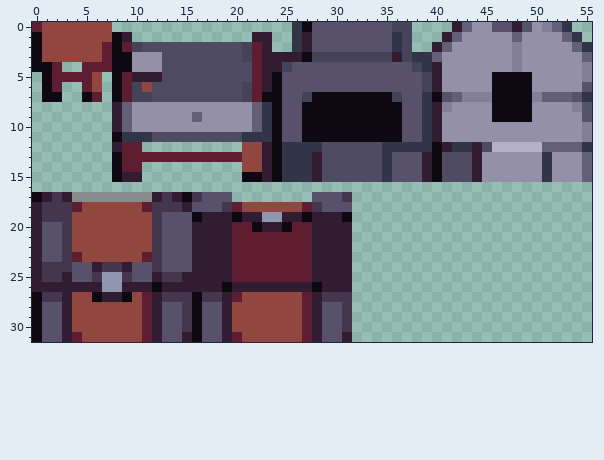
Pixel-art sprite, stored at utility_objects.png. The picture above is the old version.
The file is 56x32 pixels. Colours within 5 levels of each other are drawn and written as one.
New version:
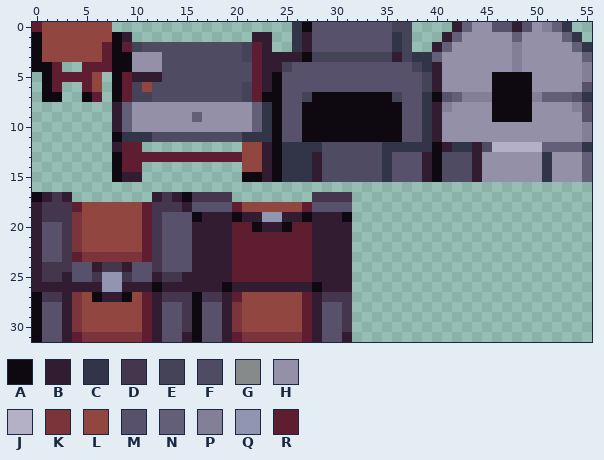
Palette (. is transparent): A #0e0911  B #321c31  C #323547  D #44364d  E #444358  F #4e4b62  G #878a8a  H #9390a7  J #b4b1c6  K #7b3439  L #91473f  M #57516b  N #645f78  P #837f97  Q #9195af  R #5f1d31
The exact change:
y 17: x 4..11 GGGGGGGG -> ........; x 17..19 MMM -> DDD; x 28..30 MMM -> DDD
y 18: x 19 D -> M; x 28 D -> M
y 19..22: x 4 L -> K; x 11 L -> R
y 23: x 5..10 LLLLLL -> KKKKKK
y 27: x 4 L -> K
y 28..30: x 4 L -> K; x 20 L -> K
y 31: x 5..10 LLLLLL -> KKKKKK; x 21..26 LLLLLL -> KKKKKK
